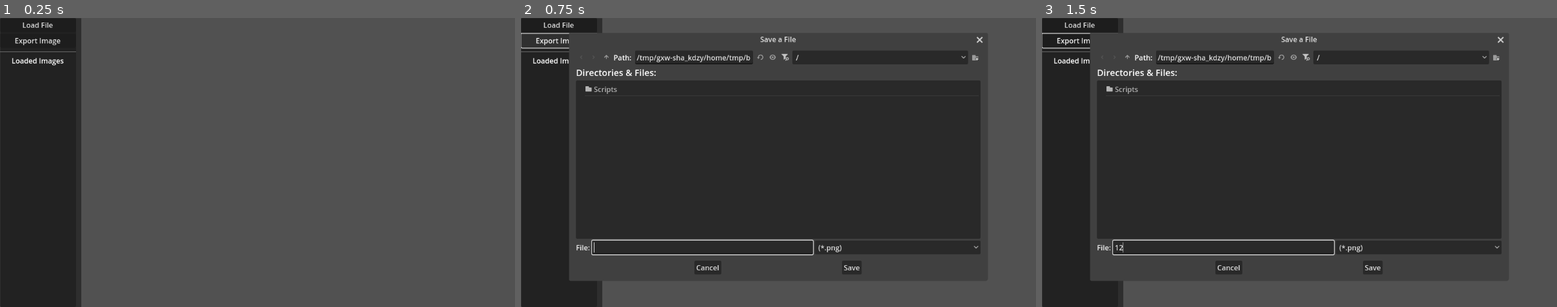
Above: before the commit, frames 1-3 (left to right).
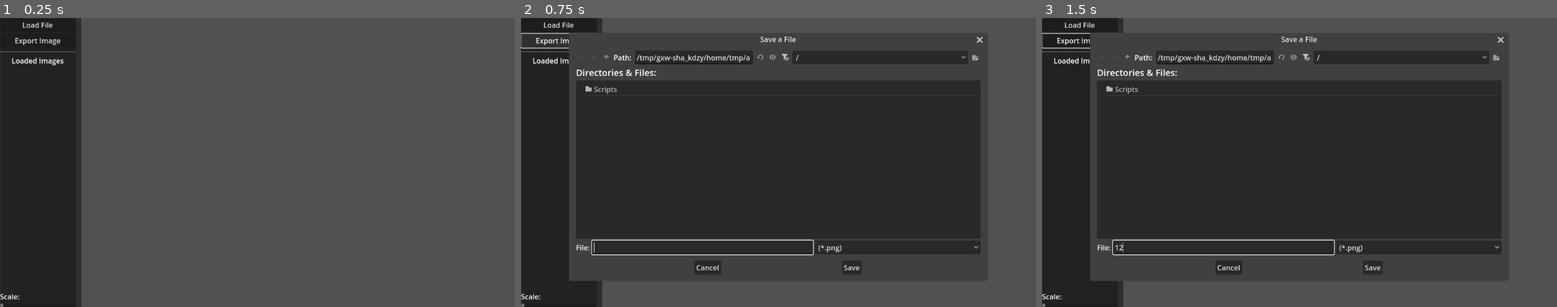
Above: after the commit, the same moments.

Repository: IsaacJCarnes/TilemapCompiler
Game: Godot game, scene res://Main.tscn
Same seed, same stepped clock (60 frames per second), same inputs: the game is played once before the commit and once after it. The project has no main scene, so this scene is started directly.
Inputs (mouse positions are in pixels of both pictures, inside the frame that each line leads up to):
- Up to frame 1 (0.25 s): no input
- Up to frame 2 (0.75 s): click "Export Image" at 0.5 s
- Up to frame 3 (1.5 s): click (1222, 246) at 1.27 s; type "12" at 1.35 s

The runs differ from the first frame. In frame 1, less than 0.1% of the frame differs, in the area x 0-4%, y 95-100%; in frame 2, less than 0.1%, in the area x 0-45%, y 12-100%; in frame 3, less than 0.1%.

Commit message:
Added primitive scale functionality

Diff:
--- a/Main.tscn
+++ b/Main.tscn
@@ -1,5 +1,6 @@
-[gd_scene load_steps=8 format=3 uid="uid://dvjh0x2fus1f7"]
+[gd_scene load_steps=9 format=3 uid="uid://dvjh0x2fus1f7"]
 
+[ext_resource type="Script" uid="uid://jexy2fg6s8of" path="res://Scripts/control_listener.gd" id="1_3dxm6"]
 [ext_resource type="Script" uid="uid://b3fcuvsp6bitn" path="res://Scripts/image_loader.gd" id="1_glv2v"]
 [ext_resource type="Script" uid="uid://cqhseuwwtyopi" path="res://Scripts/label_generator.gd" id="2_cm0pq"]
 [ext_resource type="Script" uid="uid://xuwal1onbglt" path="res://Scripts/display_images.gd" id="2_r0du0"]
@@ -75,6 +76,22 @@
 script = ExtResource("2_cm0pq")
 file_system = NodePath("../../../../../Scripts/FileSystem")
 
+[node name="BottomButtons" type="VBoxContainer" parent="Main/SplitContainer/Side Panel/VBoxContainer"]
+layout_mode = 2
+size_flags_vertical = 10
+alignment = 2
+
+[node name="Label" type="Label" parent="Main/SplitContainer/Side Panel/VBoxContainer/BottomButtons"]
+layout_mode = 2
+text = "Scale:"
+
+[node name="ScaleContainer" type="HScrollBar" parent="Main/SplitContainer/Side Panel/VBoxContainer/BottomButtons"]
+layout_mode = 2
+max_value = 2000.0
+step = 20.0
+exp_edit = true
+rounded = true
+
 [node name="LoadFileDialog" type="FileDialog" parent="Main/SplitContainer/Side Panel"]
 title = "Open File(s)"
 initial_position = 1
@@ -94,6 +111,12 @@
 fileSystem = NodePath("../../../../Scripts/FileSystem")
 LoadFileDialog = NodePath("../LoadFileDialog")
 LoadButton = NodePath("../VBoxContainer/ButtonContainer/LoadButton")
+
+[node name="control_listener" type="Node" parent="Main/SplitContainer/Side Panel" node_paths=PackedStringArray("image_displayer", "scaleScroll", "scrollTarget")]
+script = ExtResource("1_3dxm6")
+image_displayer = NodePath("../../../../SubViewport/GridContainer")
+scaleScroll = NodePath("../VBoxContainer/BottomButtons/ScaleContainer")
+scrollTarget = NodePath("../../Content Panel/ScrollContainer/TextureRect")
 
 [node name="image_exporter" type="Node" parent="Main/SplitContainer/Side Panel" node_paths=PackedStringArray("ExportFileDialog", "ExportButton", "TargetViewport")]
 script = ExtResource("3_fos0i")
@@ -118,6 +141,8 @@
 size_flags_horizontal = 3
 size_flags_vertical = 3
 texture = SubResource("ViewportTexture_cm0pq")
+expand_mode = 1
+stretch_mode = 4
 
 [node name="SubViewport" type="SubViewport" parent="."]
 transparent_bg = true
--- /dev/null
+++ b/Scripts/control_listener.gd
@@ -0,0 +1,20 @@
+extends Node
+@export var image_displayer:Node
+@export var scaleScroll:HScrollBar
+@export var scrollTarget:TextureRect
+
+func _ready() -> void:
+	scrollTarget.draw.connect(initScrollBar)
+
+func initScrollBar():
+	scrollTarget.draw.disconnect(initScrollBar)
+	var minVal = min(scrollTarget.size.x, scrollTarget.size.y)
+	print("hi ", minVal)
+	scaleScroll.value = minVal
+	scaleScroll.min_value = minVal
+	scaleScroll.step = ceil(ceil(minVal)/100)
+	changeScrollValue(minVal)
+	scaleScroll.value_changed.connect(changeScrollValue)
+
+func changeScrollValue(val: float):
+	scrollTarget.custom_minimum_size = Vector2(val, val)
--- a/Scripts/display_images.gd
+++ b/Scripts/display_images.gd
@@ -9,6 +9,8 @@
 @export var currentScale:float = 0.25
 
 @export var initColumns:float = 3
+
+signal has_displayed_images
 
 func _ready():
 	columns = initColumns
@@ -31,4 +33,5 @@
 		print(filePath)
 	var rows = ceil(get_children().size() / initColumns)
 	parent.size = Vector2(tileXSize * initColumns, tileYSize * rows)
+	has_displayed_images.emit()
 	print(rows)
Not shown, added: Scripts/control_listener.gd.uid
